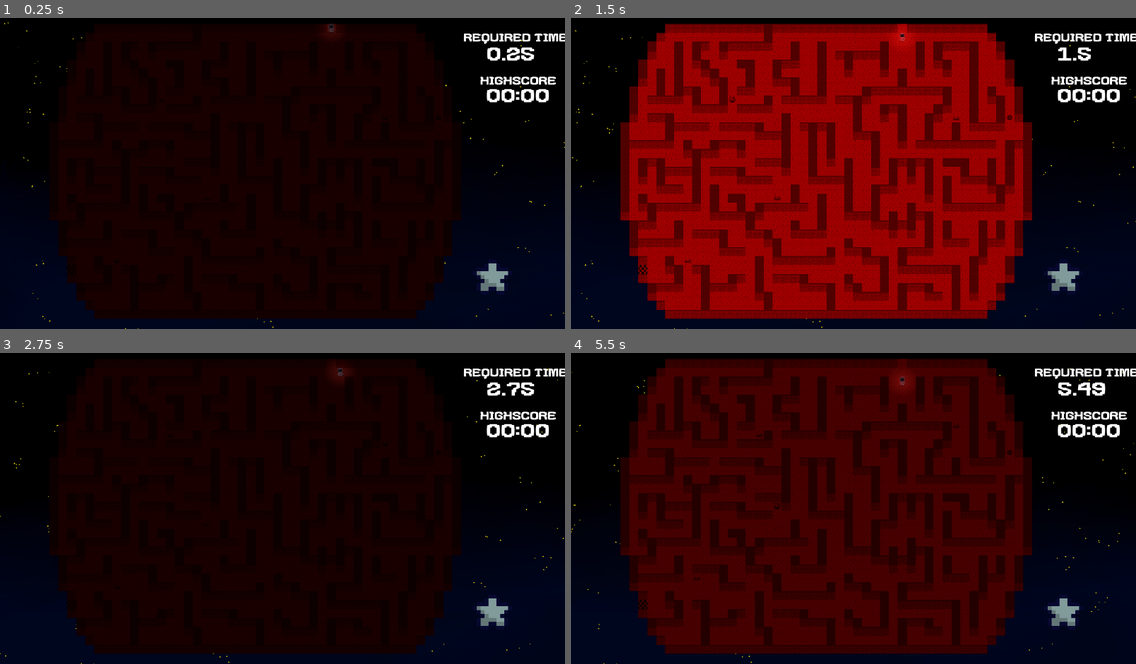
Above: before the commit, frames 1-4 (two rows, left to right).
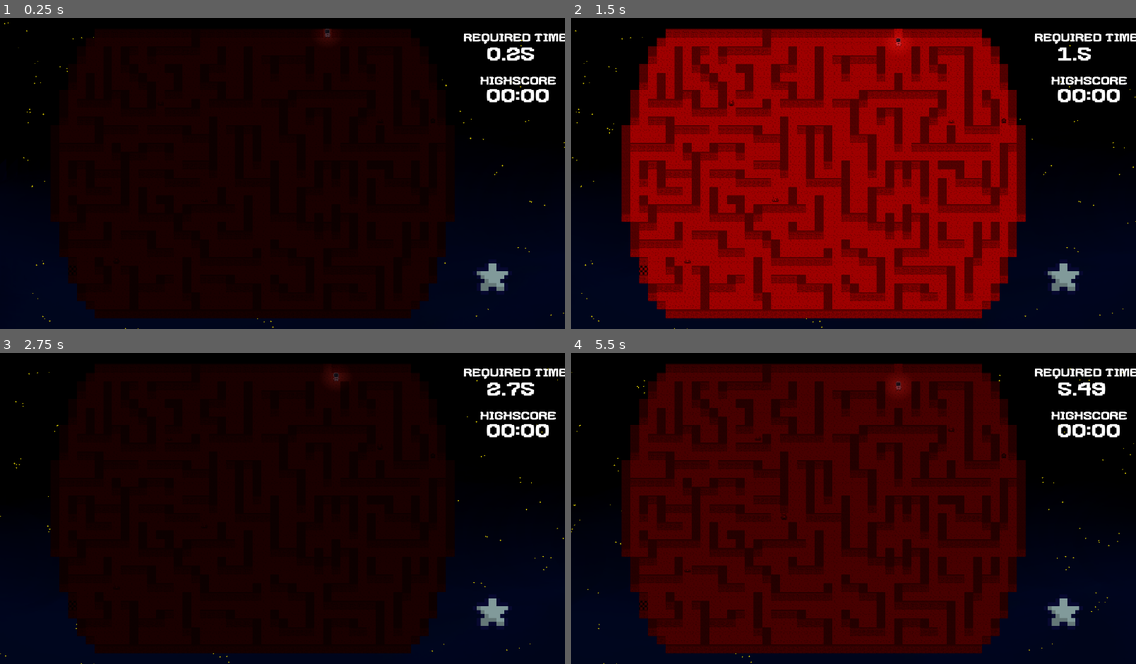
Above: after the commit, the same moments.

Repository: ilsyxn/void-escape
Game: Godot game, scene res://level/world2/level_2_5.tscn
Same seed, same stepped clock (60 frames per second), same inputs: the game is played once before the commit and once after it. This scene is started directly instead of the project's main scene.
Inputs:
- Up to frame 1 (0.25 s): no input
- Up to frame 2 (1.5 s): hold D (right) 0.53-1.28 s; hold S (down) from 1.28 s (still down)
- Up to frame 3 (2.75 s): release S (down) at 2.03 s; hold D (right) from 2.03 s (still down)
- Up to frame 4 (5.5 s): release D (right) at 2.78 s; hold W (up) 2.78-3.53 s; hold A (left) 3.53-5.03 s; hold S (down) from 5.03 s (still down)

The runs differ from the first frame. In frame 1, 0.4% of the frame differs, in the area x 10-80%, y 1-97%; in frame 2, 22%, in the area x 8-82%, y 1-97%; in frame 3, 0.4%; in frame 4, 11%.

Commit message:
monster solid wall fix

Diff:
--- a/assets/tilemap.tres
+++ b/assets/tilemap.tres
@@ -174,6 +174,7 @@
 0:0/0 = 0
 0:0/0/physics_layer_0/linear_velocity = Vector2(0, 0)
 0:0/0/physics_layer_0/angular_velocity = 0.0
+0:0/0/custom_data_0 = true
 
 [sub_resource type="TileSetAtlasSource" id="TileSetAtlasSource_3fn5d"]
 texture = ExtResource("19_asx6g")
@@ -181,6 +182,7 @@
 0:0/0 = 0
 0:0/0/physics_layer_0/linear_velocity = Vector2(0, 0)
 0:0/0/physics_layer_0/angular_velocity = 0.0
+0:0/0/custom_data_0 = true
 
 [sub_resource type="TileSetAtlasSource" id="TileSetAtlasSource_1iy4w"]
 texture = ExtResource("20_irmkl")
@@ -188,6 +190,7 @@
 0:0/0 = 0
 0:0/0/physics_layer_0/linear_velocity = Vector2(0, 0)
 0:0/0/physics_layer_0/angular_velocity = 0.0
+0:0/0/custom_data_0 = true
 
 [sub_resource type="TileSetAtlasSource" id="TileSetAtlasSource_hynwp"]
 texture = ExtResource("21_5re1w")
@@ -195,6 +198,7 @@
 0:0/0 = 0
 0:0/0/physics_layer_0/linear_velocity = Vector2(0, 0)
 0:0/0/physics_layer_0/angular_velocity = 0.0
+0:0/0/custom_data_0 = true
 
 [sub_resource type="TileSetAtlasSource" id="TileSetAtlasSource_4hkxb"]
 texture = ExtResource("21_5re1w")
@@ -202,6 +206,7 @@
 0:0/0 = 0
 0:0/0/physics_layer_0/linear_velocity = Vector2(0, 0)
 0:0/0/physics_layer_0/angular_velocity = 0.0
+0:0/0/custom_data_0 = true
 
 [sub_resource type="TileSetAtlasSource" id="TileSetAtlasSource_mrpuj"]
 texture = ExtResource("22_kwf05")
@@ -209,6 +214,7 @@
 0:0/0 = 0
 0:0/0/physics_layer_0/linear_velocity = Vector2(0, 0)
 0:0/0/physics_layer_0/angular_velocity = 0.0
+0:0/0/custom_data_0 = true
 
 [sub_resource type="TileSetAtlasSource" id="TileSetAtlasSource_f8nyu"]
 texture = ExtResource("4_hscha")
@@ -275,6 +281,7 @@
 0:0/0 = 0
 0:0/0/physics_layer_0/linear_velocity = Vector2(0, 0)
 0:0/0/physics_layer_0/angular_velocity = 0.0
+0:0/0/custom_data_0 = true
 
 [sub_resource type="TileSetAtlasSource" id="TileSetAtlasSource_y7pec"]
 texture = ExtResource("5_1smix")
@@ -289,6 +296,7 @@
 0:0/0 = 0
 0:0/0/physics_layer_0/linear_velocity = Vector2(0, 0)
 0:0/0/physics_layer_0/angular_velocity = 0.0
+0:0/0/custom_data_0 = true
 
 [sub_resource type="TileSetAtlasSource" id="TileSetAtlasSource_qawp6"]
 texture = ExtResource("33_lwn0w")
--- a/level/world2/level_2_5.tscn
+++ b/level/world2/level_2_5.tscn
@@ -24,8 +24,8 @@
 [node name="Background" parent="." instance=ExtResource("2_clnjs")]
 
 [node name="lvl2_1" type="TileMap" parent="."]
-position = Vector2(101, 25)
-scale = Vector2(0.57, 0.57)
+position = Vector2(103, 35)
+scale = Vector2(0.56, 0.56)
 tile_set = ExtResource("3_ctrp2")
 rendering_quadrant_size = 32
 navigation_visibility_mode = 1
